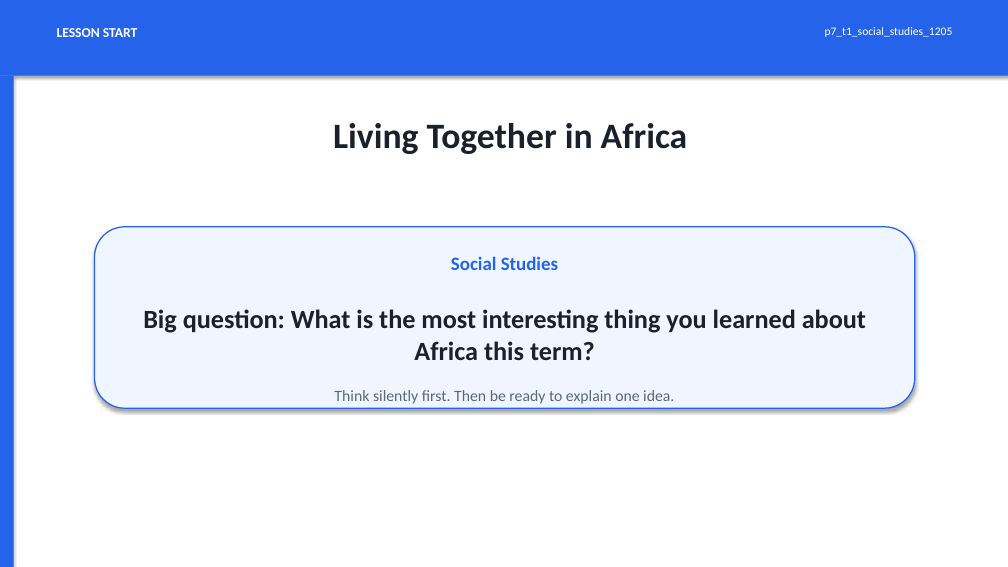
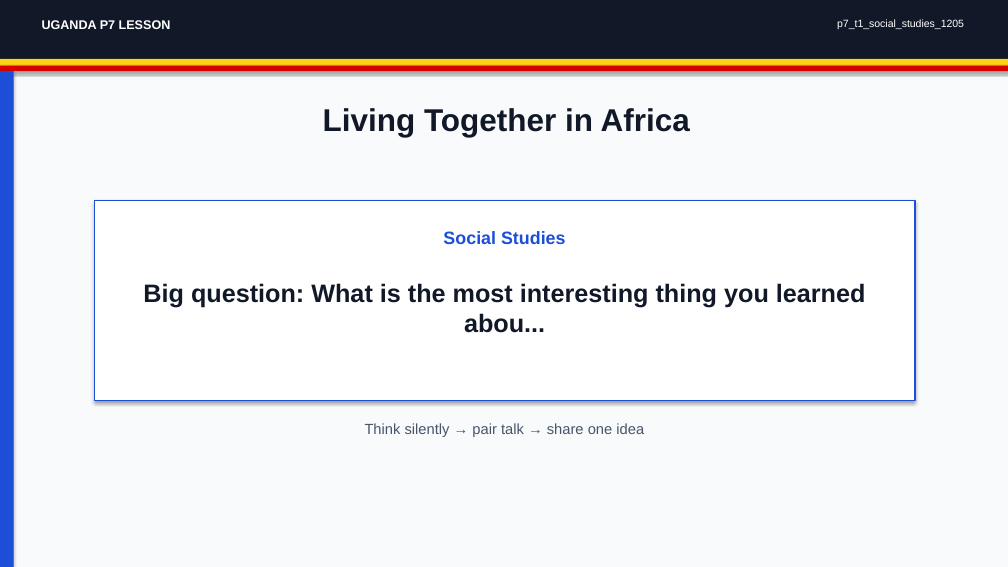
Before and after one commit to yousunjung84-edu/uganda-p7-mvp-20260629, a slide deck: slide 1 of uganda-p7-mvp/p7_t1_social_studies_1205/p7_t1_social_studies_1205.pptx. Drawn at 1008x567 pixels with LibreOffice and Linux fonts; fonts in the diff are those of the drawing. Boxes give left, top, right and bottom in pixels: in the first picture for what was removed or moved away, otherwise in the second. Text is boxed around its words. In the diff, an @@ line names an element or a change of style, - is before the commit and + after.

```diff
--- a/uganda-p7-mvp/p7_t1_social_studies_1205/p7_t1_social_studies_1205.pptx
+++ b/uganda-p7-mvp/p7_t1_social_studies_1205/p7_t1_social_studies_1205.pptx
@@ background #FFFFFF to #F8FAFC @@
@@ rectangle resized from (x1=0, y1=0, x2=1008, y2=76) to (x1=0, y1=0, x2=1008, y2=59) @@
@@ rectangle at (x1=0, y1=0, x2=1008, y2=59): fill #2563EB to #111827 @@
@@ text at (x1=42, y1=20, x2=171, y2=29): text changed; size 13 to 12 pt; font Calibri to Arial @@
-LESSON START
+UGANDA P7 LESSON
@@ text "p7_t1_social_studies_1205" moved from (x1=825, y1=27, x2=953, y2=37) to (x1=837, y1=19, x2=964, y2=29) @@
@@ text "p7_t1_social_studies_1205" at (x1=837, y1=19, x2=964, y2=29): size 11 to 10 pt, font Calibri to Arial @@
@@ rectangle added at (x1=0, y1=59, x2=1008, y2=66), fill #FCD116 @@
@@ rectangle resized from (x1=0, y1=76, x2=14, y2=567) to (x1=0, y1=71, x2=14, y2=567) @@
@@ rectangle at (x1=0, y1=71, x2=14, y2=567): fill #2563EB to #1D4ED8 @@
@@ rectangle added at (x1=0, y1=66, x2=1008, y2=71), fill #D90000 @@
@@ text "Living Together in Africa" moved from (x1=333, y1=123, x2=688, y2=154) to (x1=323, y1=108, x2=690, y2=137) @@
@@ text "Living Together in Africa" at (x1=323, y1=108, x2=690, y2=137): size 34 to 30 pt, font Calibri to Arial, text colour #1A202C to #111827 @@
@@ rectangle added at (x1=95, y1=200, x2=915, y2=401), fill #FFFFFF, outline #1D4ED8 1.5 pt @@
@@ rounded rectangle removed at (x1=95, y1=227, x2=915, y2=408) @@
@@ text "Social Studies" moved from (x1=451, y1=256, x2=558, y2=270) to (x1=443, y1=231, x2=566, y2=244) @@
@@ text "Social Studies" at (x1=443, y1=231, x2=566, y2=244): size 18 to 17 pt, font Calibri to Arial, text colour #2563EB to #1D4ED8 @@
@@ text at (x1=143, y1=283, x2=866, y2=333): text changed; size 25 to 24 pt; font Calibri to Arial; text colour #1A202C to #111827 @@
-Big question: What is the most interesting thing you learned about Africa this term?
+Big question: What is the most interesting thing you learned abou...
@@ text at (x1=365, y1=423, x2=644, y2=437): text changed; size 15 to 14 pt; font Calibri to Arial; text colour #5B677D to #475569 @@
-Think silently first. Then be ready to explain one idea.
+Think silently → pair talk → share one idea
```
Also in this commit, not shown: 7 other slides changed, 55 other files.
